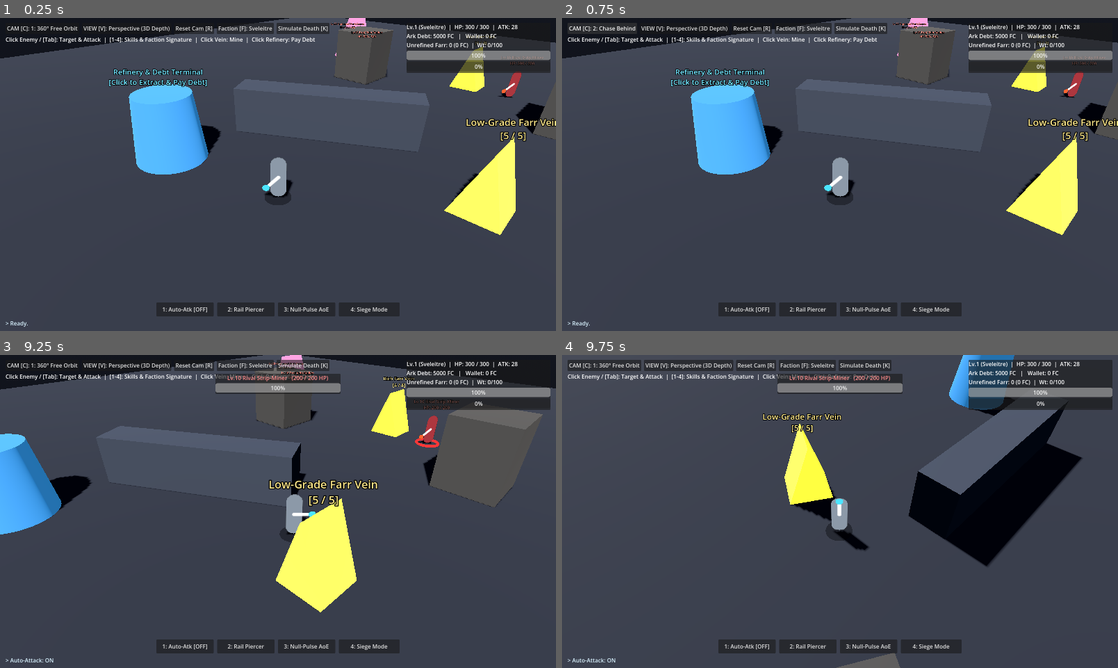
Above: before the commit, frames 1-4 (two rows, left to right).
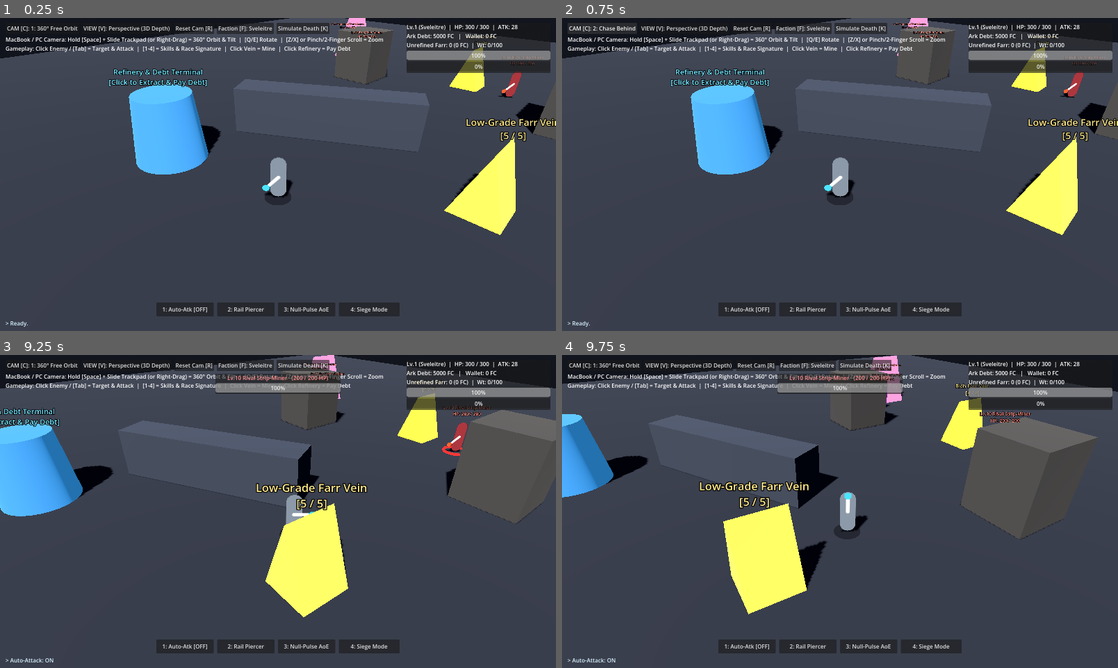
Above: after the commit, the same moments.

Repository: Aeshmaa/TCOWD-Farr
Game: Godot game, scene res://scenes/main.tscn
Two runs of this game, one before a commit and one after it. Both use one fixed random seed, a clock stepped at 60 frames per second and the inputs below.
Inputs (mouse positions are in pixels of both pictures, inside the frame that each line leads up to):
- Up to frame 1 (0.25 s): no input
- Up to frame 2 (0.75 s): click "CAM [C]: 1: 360° Free Orbit" at 0.5 s
- Up to frame 3 (9.25 s): click "CAM [C]: 2: Chase Behind" at 1.25 s; click "CAM [C]: 3: Isometric Lock" at 2 s; click "CAM [C]: 4: Stay Still (Watch)" at 2.75 s; click "VIEW [V]: Perspective (3D Dep…" at 3.5 s; click "VIEW [V]: Orthographic (2.5D …" at 4.25 s; click "Faction [F]: Sveleitre" at 5 s; click "Faction [F]: Order of the Ora…" at 5.75 s; click "Faction [F]: Legion of the Dr…" at 6.5 s; click "Simulate Death [K]" at 7.25 s; click "1: Auto-Atk [OFF]" at 8 s; move the mouse to (400, 495) at 8.77 s; hold D (move_right) from 8.78 s (still down); hold Right mouse button (cam_rotate) from 8.78 s (still down); click (400, 495) at 8.92 s; tap Space at 9.02 s; tap Q (cam_orbit_left, bound only after the commit) at 9.05 s
- Up to frame 4 (9.75 s): tap Space at 9.32 s; move the mouse to (812, 511) at 9.52 s; release D (move_right) at 9.53 s; release Right mouse button (cam_rotate) at 9.53 s; hold W (move_forward) from 9.53 s (still down); tap Q (cam_orbit_left, bound only after the commit) at 9.6 s; click (812, 511) at 9.67 s

The runs differ from the first frame. In frame 1, 1.1% of the frame differs, in the area x 1-69%, y 6-11%; in frame 2, 1.1%; in frame 3, 11%; in frame 4, 25%, in the area x 0-100%, y 0-100%.

Commit message:
Add MacBook trackpad gestures, Hold-Space hover orbit, Q/E orbit, and Z/X zoom

Diff:
--- a/scenes/main.tscn
+++ b/scenes/main.tscn
@@ -230,9 +230,10 @@
 [node name="HelpLabel" type="Label" parent="HUD"]
 offset_left = 16.0
 offset_top = 50.0
-offset_right = 920.0
+offset_right = 1040.0
 offset_bottom = 96.0
-text = "Click Enemy / [Tab]: Target & Attack  |  [1-4]: Skills & Faction Signature  |  Click Vein: Mine  |  Click Refinery: Pay Debt"
+text = "MacBook / PC Camera: Hold [Space] + Slide Trackpad (or Right-Drag) = 360° Orbit & Tilt  |  [Q/E] Rotate  |  [Z/X] or Pinch/2-Finger Scroll = Zoom
+Gameplay: Click Enemy / [Tab] = Target & Attack  |  [1-4] = Skills & Race Signature  |  Click Vein = Mine  |  Click Refinery = Pay Debt"
 
 [node name="TargetPanel" type="PanelContainer" parent="HUD"]
 visible = false
--- a/scripts/camera_rig.gd
+++ b/scripts/camera_rig.gd
@@ -1,15 +1,13 @@
 extends Node3D
-## RF Online-style multi-mode camera rig.
+## RF Online-style multi-mode camera rig (Desktop Mouse + MacBook Trackpad/Keyboard support).
 ##
-## Modes (cycle with [C] key or HUD [CAM] button):
-##   1. ORBIT_360    - Follows player; hold Right/Middle mouse to orbit 360° & tilt; scroll to zoom close or far.
-##   2. CHASE_BEHIND - Follows player and smoothly swings behind the player's facing direction when moving.
-##   3. ISO_LOCKED   - Locked tactical angle (-32° pitch, 45° yaw); scroll to zoom.
-##   4. STAY_STILL   - Detaches pivot in place so the camera stays still while the player walks around (can still orbit 360° & zoom).
-##
-## Projection (toggle with [V] key or HUD [PROJ] button):
-##   - PERSPECTIVE (RF Online style: close over-the-shoulder zoom to huge war-zone overview)
-##   - ORTHOGONAL  (classic flat 2.5D tactical view)
+## MacBook Trackpad & Keyboard Controls:
+##   - Hold [Space] + slide 1 finger on trackpad: 360° Free Orbit & Tilt (no click needed!)
+##   - [Q] / [E] keys: Rotate camera 360° Left / Right
+##   - [T] / [G] keys: Tilt camera Up / Down
+##   - [Z] / [X] or [=] / [-] keys: Smooth Zoom In / Out
+##   - Trackpad Pinch-to-Zoom or Two-Finger Scroll: Smooth Zoom In / Out
+##   - Desktop Mouse: Hold Right/Middle-Click + Drag to Orbit, Scroll Wheel to Zoom
 
 signal mode_changed(mode_name: String, projection_name: String)
 
@@ -37,6 +35,8 @@
 @export var min_pitch := -82.0
 @export var max_pitch := -10.0
 @export var mouse_sensitivity := 0.28
+@export var key_orbit_speed := 110.0
+@export var key_tilt_speed := 55.0
 @export var chase_turn_speed := 4.5
 
 @export_group("Zoom & Follow")
@@ -44,6 +44,7 @@
 ## Zoom level normalized (0.0 = closest, 1.0 = farthest war overview).
 @export_range(0.0, 1.0) var zoom_t := 0.35
 @export var zoom_step := 0.07
+@export var key_zoom_speed := 0.65
 @export var zoom_smooth := 12.0
 @export var persp_dist_min := 4.5
 @export var persp_dist_max := 55.0
@@ -78,20 +79,33 @@
 	if Input.is_action_just_pressed("cam_reset"):
 		reset_view()
 
+	# Keyboard 360° orbit ([Q]/[E]) and tilt ([T]/[G]) for MacBook convenience.
+	if current_mode != CamMode.ISO_LOCKED:
+		var orbit_axis := Input.get_axis("cam_orbit_left", "cam_orbit_right")
+		if orbit_axis != 0.0:
+			_yaw_deg = wrapf(_yaw_deg - orbit_axis * key_orbit_speed * delta, -180.0, 180.0)
+		var tilt_axis := Input.get_axis("cam_tilt_down", "cam_tilt_up")
+		if tilt_axis != 0.0:
+			_pitch_deg = clampf(_pitch_deg + tilt_axis * key_tilt_speed * delta, min_pitch, max_pitch)
+
+	# Keyboard zoom ([Z]/[X] or [=]/[-]).
+	var zoom_axis := Input.get_axis("cam_zoom_in", "cam_zoom_out")
+	if zoom_axis != 0.0:
+		_target_zoom_t = clampf(_target_zoom_t + zoom_axis * key_zoom_speed * delta, 0.0, 1.0)
+
 	# Position follow (disabled in STAY_STILL mode so camera stays anchored in place).
 	if _target and current_mode != CamMode.STAY_STILL:
 		var desired_pos := _target.global_position + Vector3(0.0, 0.9, 0.0)
 		var t := 1.0 - exp(-follow_speed * delta)
 		global_position = global_position.lerp(desired_pos, t)
 
-	# Auto-behind yaw in CHASE_BEHIND mode when not manually dragging the mouse.
+	# Auto-behind yaw in CHASE_BEHIND mode when not manually rotating.
 	if current_mode == CamMode.CHASE_BEHIND and not _rotating and _target:
 		var vel := Vector3.ZERO
 		if _target is CharacterBody3D:
 			vel = (_target as CharacterBody3D).velocity
 			vel.y = 0.0
 		if vel.length_squared() > 0.2:
-			# Camera looks along -Z, so to look in `vel` direction, yaw = atan2(-vel.x, -vel.z).
 			var desired_yaw := rad_to_deg(atan2(-vel.x, -vel.z))
 			var t_yaw := 1.0 - exp(-chase_turn_speed * delta)
 			_yaw_deg = rad_to_deg(lerp_angle(deg_to_rad(_yaw_deg), deg_to_rad(desired_yaw), t_yaw))
@@ -122,6 +136,19 @@
 		_yaw_deg = wrapf(_yaw_deg - mm.relative.x * mouse_sensitivity, -180.0, 180.0)
 		_pitch_deg = clampf(_pitch_deg - mm.relative.y * mouse_sensitivity, min_pitch, max_pitch)
 
+	# MacBook Trackpad Pinch-to-Zoom gesture
+	var mag := event as InputEventMagnifyGesture
+	if mag:
+		_target_zoom_t = clampf(_target_zoom_t - (mag.factor - 1.0) * 0.8, 0.0, 1.0)
+
+	# MacBook Trackpad Two-Finger Scroll/Pan gesture
+	var pan := event as InputEventPanGesture
+	if pan:
+		_target_zoom_t = clampf(_target_zoom_t + pan.delta.y * 0.03, 0.0, 1.0)
+		if current_mode != CamMode.ISO_LOCKED and absf(pan.delta.x) > 0.01:
+			_yaw_deg = wrapf(_yaw_deg - pan.delta.x * 2.2, -180.0, 180.0)
+
+	# Standard Mouse Wheel
 	var mb := event as InputEventMouseButton
 	if mb and mb.pressed:
 		if mb.button_index == MOUSE_BUTTON_WHEEL_UP:
--- a/scripts/input_setup.gd
+++ b/scripts/input_setup.gd
@@ -12,8 +12,24 @@
 	_add_key("move_right", KEY_D)
 	_add_key("move_right", KEY_RIGHT)
 	_add_mouse("move_click", MOUSE_BUTTON_LEFT)
+
+	# Camera orbit: Right-Click, Middle-Click, OR Hold [Space] + move trackpad cursor (MacBook friendly!)
 	_add_mouse("cam_rotate", MOUSE_BUTTON_RIGHT)
 	_add_mouse("cam_rotate", MOUSE_BUTTON_MIDDLE)
+	_add_key("cam_rotate", KEY_SPACE)
+
+	# Keyboard 360° orbit & tilt (MacBook friendly!)
+	_add_key("cam_orbit_left", KEY_Q)
+	_add_key("cam_orbit_right", KEY_E)
+	_add_key("cam_tilt_up", KEY_T)
+	_add_key("cam_tilt_down", KEY_G)
+
+	# Keyboard zoom in / out: [-] / [=] or [Z] / [X]
+	_add_key("cam_zoom_in", KEY_EQUAL)
+	_add_key("cam_zoom_in", KEY_Z)
+	_add_key("cam_zoom_out", KEY_MINUS)
+	_add_key("cam_zoom_out", KEY_X)
+
 	_add_key("cam_mode_cycle", KEY_C)
 	_add_key("cam_projection_toggle", KEY_V)
 	_add_key("cam_reset", KEY_R)
